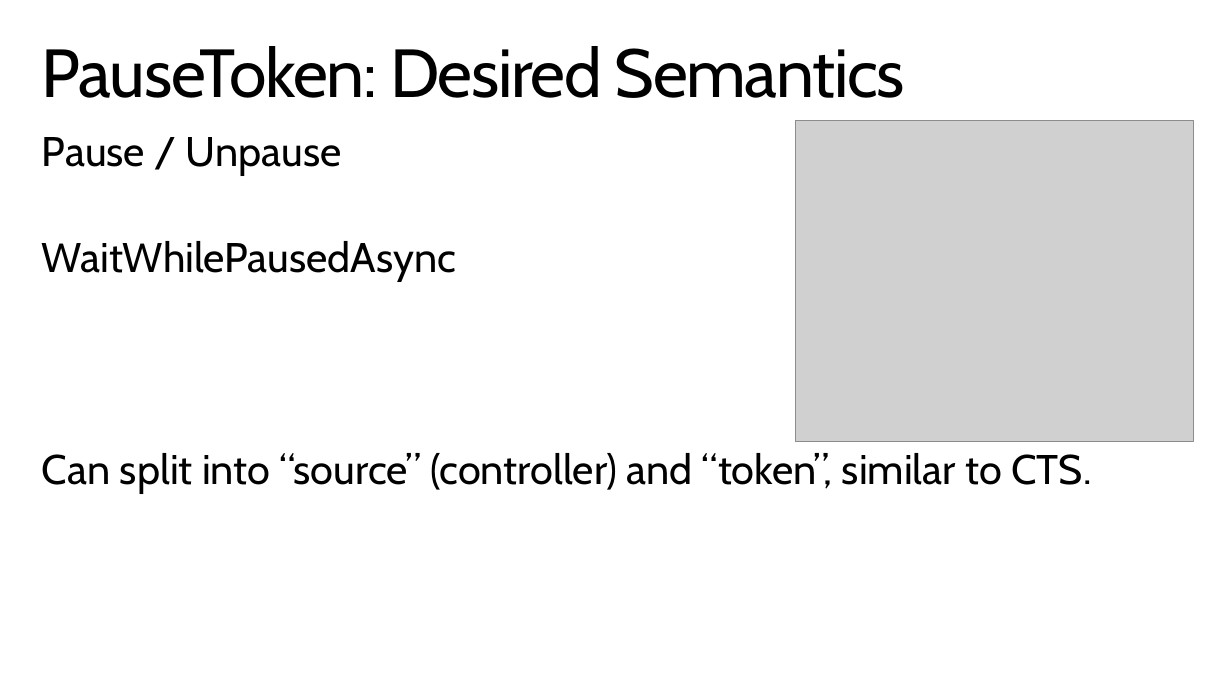
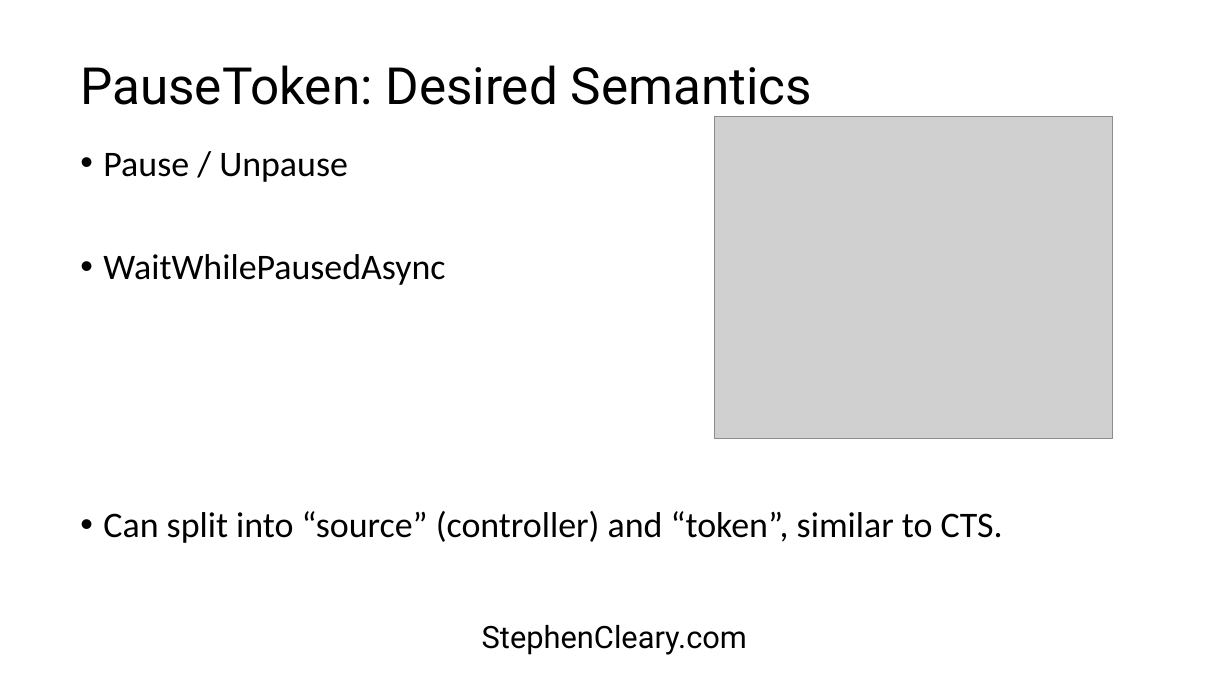
Before and after one commit to StephenCleary/Presentations, a slide deck: slide 24 of Async Masterclass/Async Masterclass.pptx. Drawn at 1232x693 pixels with LibreOffice and Linux fonts; fonts in the diff are those of the drawing; grey boxes stand for pictures; background and template pictures are left out. Boxes give left, top, right and bottom in pixels: in the first picture for what was removed or moved away, otherwise in the second. Text is boxed around its words. In the diff, an @@ line names an element or a change of style, - is before the commit and + after.

```diff
--- a/Async Masterclass/Async Masterclass.pptx
+++ b/Async Masterclass/Async Masterclass.pptx
@@ title "PauseToken: Desired Semantics": place and size @@
-title "PauseToken: Desired Semantics" at box(42, 46, 905, 98)
+title "PauseToken: Desired Semantics" at box(80, 65, 812, 105)
@@ title "PauseToken: Desired Semantics" at box(80, 65, 812, 105): size 52.9 to 39.9 pt, font Cabin to Roboto, letter spacing -1 to 0 pt; vertical alignment top to middle @@
@@ picture: place and size @@
-picture at box(795, 120, 1193, 442)
+picture at box(714, 117, 1113, 439)
@@ text "Pause / Unpause": place and size @@
-text "Pause / Unpause" at box(42, 137, 1091, 494)
+text "Pause / Unpause" at box(103, 153, 1003, 543)
@@ text "Pause / Unpause" at box(103, 153, 1003, 543): size 32.4 to 28 pt, font Cabin to Calibri; bullet none to •; more space between paragraphs @@
@@ text "StephenCleary.com" at box(482, 625, 747, 655): font Cabin to Roboto, text colour #FFFFFF to #000000 @@
```
Also in this commit, not shown: 37 other slides changed, 1 other file.
